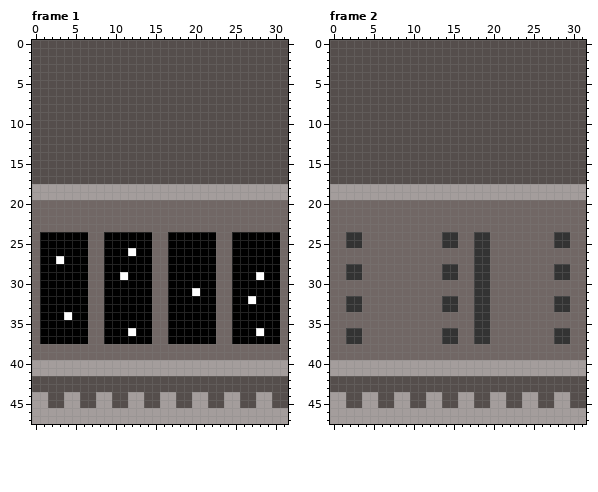
Pixel-art file: assets/map32x48.aseprite. That is the earlier state.
32x48 pixels, 20 frames. Colours within 5 levels of each other are drawn and written as one. Shown: frame 1, frame 2. The commit also changed other frames, which this record leaves out.
After the commit:
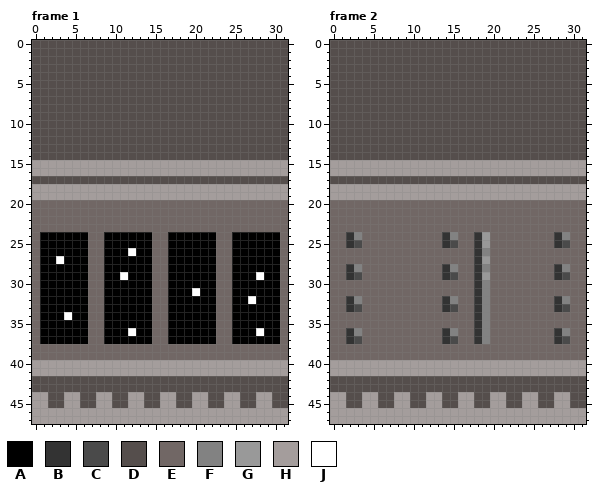
Palette (. is transparent): A #000000  B #333333  C #4a4a4a  D #554e4c  E #716765  F #828282  G #999999  H #a49d9c  J #ffffff
The edit:
layer "Layer 2" added
--- frame 1, layer "Layer 1"
@@ x 0..31 @@
 14 DDDDDDDDDDDDDDDDDDDDDDDDDDDDDDDD
-15 DDDDDDDDDDDDDDDDDDDDDDDDDDDDDDDD
-16 DDDDDDDDDDDDDDDDDDDDDDDDDDDDDDDD
+15 HHHHHHHHHHHHHHHHHHHHHHHHHHHHHHHH
+16 HHHHHHHHHHHHHHHHHHHHHHHHHHHHHHHH
 17 DDDDDDDDDDDDDDDDDDDDDDDDDDDDDDDD
--- frame 2, layers "Layer 2", "Layer 1"
@@ x 0..31 @@
 14 DDDDDDDDDDDDDDDDDDDDDDDDDDDDDDDD
-15 DDDDDDDDDDDDDDDDDDDDDDDDDDDDDDDD
-16 DDDDDDDDDDDDDDDDDDDDDDDDDDDDDDDD
+15 HHHHHHHHHHHHHHHHHHHHHHHHHHHHHHHH
+16 HHHHHHHHHHHHHHHHHHHHHHHHHHHHHHHH
 17 DDDDDDDDDDDDDDDDDDDDDDDDDDDDDDDD
@@ x 0..31 @@
 23 EEEEEEEEEEEEEEEEEEEEEEEEEEEEEEEE
-24 EEBBEEEEEEEEEEBBEEBBEEEEEEEEBBEE
-25 EEBBEEEEEEEEEEBBEEBBEEEEEEEEBBEE
-26 EEEEEEEEEEEEEEEEEEBBEEEEEEEEEEEE
-27 EEEEEEEEEEEEEEEEEEBBEEEEEEEEEEEE
-28 EEBBEEEEEEEEEEBBEEBBEEEEEEEEBBEE
-29 EEBBEEEEEEEEEEBBEEBBEEEEEEEEBBEE
-30 EEEEEEEEEEEEEEEEEEBBEEEEEEEEEEEE
-31 EEEEEEEEEEEEEEEEEEBBEEEEEEEEEEEE
-32 EEBBEEEEEEEEEEBBEEBBEEEEEEEEBBEE
-33 EEBBEEEEEEEEEEBBEEBBEEEEEEEEBBEE
-34 EEEEEEEEEEEEEEEEEEBBEEEEEEEEEEEE
-35 EEEEEEEEEEEEEEEEEEBBEEEEEEEEEEEE
-36 EEBBEEEEEEEEEEBBEEBBEEEEEEEEBBEE
-37 EEBBEEEEEEEEEEBBEEBBEEEEEEEEBBEE
+24 EEBFEEEEEEEEEEBFEEBGEEEEEEEEBFEE
+25 EEBCEEEEEEEEEEBCEEBGEEEEEEEEBCEE
+26 EEEEEEEEEEEEEEEEEEBFEEEEEEEEEEEE
+27 EEEEEEEEEEEEEEEEEEBGEEEEEEEEEEEE
+28 EEBFEEEEEEEEEEBFEEBFEEEEEEEEBFEE
+29 EEBCEEEEEEEEEEBCEEBGEEEEEEEEBCEE
+30 EEEEEEEEEEEEEEEEEEBFEEEEEEEEEEEE
+31 EEEEEEEEEEEEEEEEEEBFEEEEEEEEEEEE
+32 EEBFEEEEEEEEEEBFEEBFEEEEEEEEBFEE
+33 EEBCEEEEEEEEEEBCEEBFEEEEEEEEBCEE
+34 EEEEEEEEEEEEEEEEEEBFEEEEEEEEEEEE
+35 EEEEEEEEEEEEEEEEEEBFEEEEEEEEEEEE
+36 EEBFEEEEEEEEEEBFEEBFEEEEEEEEBFEE
+37 EEBCEEEEEEEEEEBCEEBFEEEEEEEEBCEE
 38 EEEEEEEEEEEEEEEEEEEEEEEEEEEEEEEE
Boxes around the changes in both pictures, in picture pixels (x1, y1, x2, y2):
changed: (32, 160, 288, 176)
changed: (330, 160, 586, 176)
changed: (354, 232, 362, 344)
changed: (450, 232, 490, 344)
changed: (562, 232, 570, 344)
